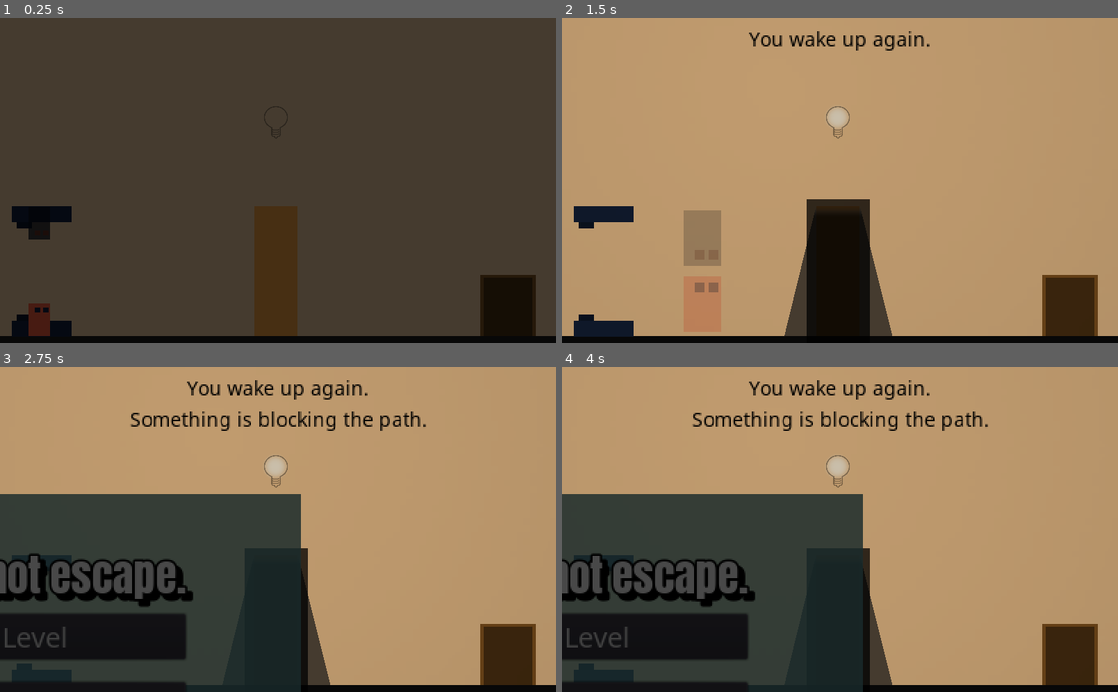
Above: before the commit, frames 1-4 (two rows, left to right).
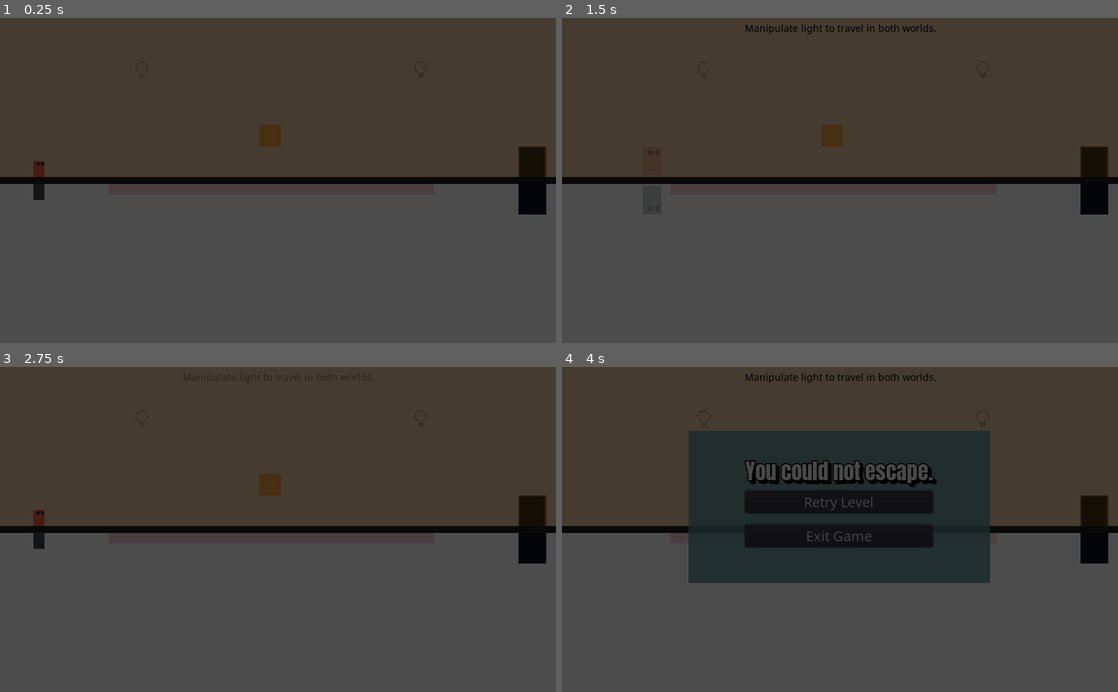
Above: after the commit, the same moments.

Repository: gramozilho/More-Than-Meets-The-Eye-GWJ14
Game: Godot game, scene res://Main.tscn
The game is run twice, just before and just after one commit, with the same random seed, the same clock (stepped at 60 frames per second) and the same inputs.
Inputs (mouse positions are in pixels of both pictures, inside the frame that each line leads up to):
- Up to frame 1 (0.25 s): no input
- Up to frame 2 (1.5 s): tap Enter at 0.5 s; move the mouse to (840, 118) at 0.52 s; press the mouse at (840, 118) at 0.53 s; hold D (right) from 0.53 s (still down); tap R (ui_accept) at 0.77 s; move the mouse to (728, 196) at 1.27 s; release the mouse at (728, 196) at 1.28 s; click (728, 196) at 1.35 s
- Up to frame 3 (2.75 s): tap R (ui_accept) at 1.52 s; release D (right) at 2 s; click (278, 500) at 2 s, where only the run after the commit has a clickable "Retry Level"
- Up to frame 4 (4 s): tap R (ui_accept) at 2.75, 3.5, 3.77 s; move the mouse to (895, 458) at 2.77 s; press the mouse at (895, 458) at 2.78 s; hold A (left) 2.78-3.53 s; move the mouse to (812, 594) at 3.52 s; release the mouse at (812, 594) at 3.53 s; hold D (right) from 3.53 s (still down); click (812, 594) at 3.6 s

The runs differ from the first frame. In frame 1, 50% of the frame differs, in the area x 0-100%, y 13-100%; in frame 2, 100%, in the area x 0-100%, y 0-100%; in frame 3, 82%; in frame 4, 84%.

Commit message:
Initial fixes post due date

Diff:
--- a/BadArea.gd
+++ b/BadArea.gd
@@ -16,4 +16,4 @@
 
 func shadow_cast():
 	#$Shadow.global_position.x = $Body.global_position.x
-	$Shadow.global_position.y = viewport_size.y - $Body.global_position.y
+	$Shadow.global_position.y = 600 - $Body.global_position.y
--- a/Bed.gd
+++ b/Bed.gd
@@ -2,4 +2,4 @@
 
 func _ready():
 	var viewport_size = get_viewport().size
-	$Shadow.global_position.y = viewport_size.y - $Down.global_position.y
+	$Shadow.global_position.y = 600 - $Down.global_position.y
--- a/Body.gd
+++ b/Body.gd
@@ -49,7 +49,7 @@
 
 	# set shadow scale
 	var real_height = abs(coordinates.y - $BodyCollision.global_position.y)
-	var shadow_height= abs(coordinates.y - viewport_size.y/2)
+	var shadow_height= abs(coordinates.y - 300)
 	shadow_scale = shadow_height / max(0.01, real_height)
 
 func _physics_process(delta):
@@ -75,10 +75,10 @@
 	shadow_scale = (col_max - col_min) / body_size.x * 10
 
 	if is_any_colliding and lights_on:
-		$ShadowSprite.global_position = Vector2(shadow_center, viewport_size.y - current_position.y)
+		$ShadowSprite.global_position = Vector2(shadow_center, 600 - current_position.y)
 		$ShadowCollision.disabled = false
 	else:
-		$ShadowSprite.global_position = Vector2(shadow_center, viewport_size.y*2)
+		$ShadowSprite.global_position = Vector2(shadow_center, 600*2)
 		$ShadowCollision.disabled = true
 
 	$ShadowSprite.scale.x = shadow_scale*1.7
--- a/Door.gd
+++ b/Door.gd
@@ -4,7 +4,7 @@
 
 func _ready():
 	var viewport_size = get_viewport().size
-	$Shadow.global_position.y = viewport_size.y - $DoorFrame.global_position.y
+	$Shadow.global_position.y = 600 - $DoorFrame.global_position.y
 
 
 func _on_Door_body_entered(body):
--- a/Main.tscn
+++ b/Main.tscn
@@ -1,13 +1,13 @@
 [gd_scene load_steps=18 format=2]
 
-[ext_resource path="res://Environment/Border.tscn" type="PackedScene" id=1]
-[ext_resource path="res://Light.tscn" type="PackedScene" id=2]
+[ext_resource path="res://Environment/Floor.tscn" type="PackedScene" id=1]
+[ext_resource path="res://Environment/Border.tscn" type="PackedScene" id=2]
 [ext_resource path="res://Assets/colors.PNG" type="Texture" id=3]
 [ext_resource path="res://Bed.tscn" type="PackedScene" id=4]
-[ext_resource path="res://Environment/Floor.tscn" type="PackedScene" id=5]
+[ext_resource path="res://Door.tscn" type="PackedScene" id=5]
 [ext_resource path="res://Player.tscn" type="PackedScene" id=6]
 [ext_resource path="res://Main.gd" type="Script" id=7]
-[ext_resource path="res://Door.tscn" type="PackedScene" id=8]
+[ext_resource path="res://Light.tscn" type="PackedScene" id=8]
 [ext_resource path="res://Assets/spot.png" type="Texture" id=9]
 [ext_resource path="res://Assets/Text_font.tres" type="DynamicFont" id=11]
 
--- /dev/null
+++ b/Maps/0_0.gd
@@ -0,0 +1,17 @@
+extends "res://Main.gd"
+
+var do_once_1_1 = true
+
+func _ready():
+	$Player.state = "freeze"
+	show_first_two_labels(2)
+
+func _on_Light_light(on):
+	if on and do_once_1_1:
+		$Player.state = "game"
+		hide_all_labels()
+		$Camera2D/VBoxContainer/Message.text = "You are no longer too scared to move."
+		$Camera2D/VBoxContainer/Instruction.text = "Press keys A and D."
+		show_first_two_labels(1)
+		do_once_1_1 = false
+	#$Camera2D/VBoxContainer/TextHandler.play("show_3")
--- a/Maps/1_1.tscn
+++ b/Maps/1_1.tscn
@@ -1,10 +1,10 @@
 [gd_scene load_steps=4 format=2]
 
-[ext_resource path="res://Main.tscn" type="PackedScene" id=1]
-[ext_resource path="res://Lamp.tscn" type="PackedScene" id=2]
+[ext_resource path="res://Lamp.tscn" type="PackedScene" id=1]
+[ext_resource path="res://Main.tscn" type="PackedScene" id=2]
 [ext_resource path="res://Maps/1_1.gd" type="Script" id=3]
 
-[node name="Main" instance=ExtResource( 1 )]
+[node name="Main" index="0" instance=ExtResource( 2 )]
 script = ExtResource( 3 )
 
 [node name="WallLeft" parent="Environment" index="1"]
@@ -41,8 +41,8 @@
 margin_right = 278.0
 margin_bottom = 50.0
 
-[node name="Lamp" parent="." index="6" instance=ExtResource( 2 )]
-position = Vector2( 766.45, 91.8333 )
+[node name="Lamp" parent="." index="6" instance=ExtResource( 1 )]
+position = Vector2( 766, 150 )
 
 [node name="MessageTimer" parent="." index="8"]
 wait_time = 2.0
--- a/Maps/1_2.tscn
+++ b/Maps/1_2.tscn
@@ -1,11 +1,11 @@
 [gd_scene load_steps=5 format=2]
 
-[ext_resource path="res://Body.tscn" type="PackedScene" id=1]
-[ext_resource path="res://Main.tscn" type="PackedScene" id=2]
+[ext_resource path="res://Main.tscn" type="PackedScene" id=1]
+[ext_resource path="res://Lamp.tscn" type="PackedScene" id=2]
 [ext_resource path="res://Maps/1_2.gd" type="Script" id=3]
-[ext_resource path="res://Lamp.tscn" type="PackedScene" id=4]
+[ext_resource path="res://Body.tscn" type="PackedScene" id=4]
 
-[node name="Main" instance=ExtResource( 2 )]
+[node name="Main" instance=ExtResource( 1 )]
 script = ExtResource( 3 )
 
 [node name="WallLeft" parent="Environment" index="1"]
@@ -26,29 +26,29 @@
 
 [node name="Message" parent="Camera2D/VBoxContainer" index="0"]
 margin_top = 0.0
-margin_right = 201.0
-margin_bottom = 14.0
+margin_right = 272.0
+margin_bottom = 26.0
 text = "You wake up again."
 
 [node name="Instruction" parent="Camera2D/VBoxContainer" index="1"]
-margin_top = 18.0
-margin_right = 201.0
-margin_bottom = 32.0
+margin_top = 30.0
+margin_right = 272.0
+margin_bottom = 56.0
 text = "Something is blocking the path."
 
 [node name="Extra" parent="Camera2D/VBoxContainer" index="2"]
-margin_top = 36.0
-margin_right = 201.0
-margin_bottom = 50.0
+margin_top = 60.0
+margin_right = 272.0
+margin_bottom = 86.0
 text = "Press W to jump"
 
-[node name="Lamp" parent="." index="6" instance=ExtResource( 4 )]
+[node name="Lamp" parent="." index="6" instance=ExtResource( 2 )]
 position = Vector2( 766, 91.833 )
 
 [node name="MessageTimer" parent="." index="8"]
 wait_time = 2.0
 
-[node name="Body" parent="." index="9" instance=ExtResource( 1 )]
+[node name="Body" parent="." index="9" instance=ExtResource( 4 )]
 position = Vector2( 766.184, 233.528 )
 scale = Vector2( 1, 3 )
 
--- a/Player.gd
+++ b/Player.gd
@@ -76,7 +76,7 @@
 
 func shadow_cast():
 	#$Shadow.global_position.x = $Body.global_position.x
-	$Shadow.global_position.y = viewport_size.y - $Body.global_position.y
+	$Shadow.global_position.y = 600 - $Body.global_position.y
 
 
 func flip():
--- a/globals.gd
+++ b/globals.gd
@@ -16,7 +16,7 @@
 
 
 func restart():
-	current_level = 9
+	current_level = 0
 	Jukebox.background_switch()
 	load_new_level()
 
Not shown: 2 places in Main.tscn that only renumber resources
Binary file added: MoreThanMeetsTheEye_HTML5.png
Not shown, added: MoreThanMeetsTheEye_HTML5.png.import
Not shown, changed: export_presets.cfg
Not shown, added: MoreThanMeetsTheEye_HTML5.html
Not shown, added: MoreThanMeetsTheEye_HTML5.js
Not shown, added: MoreThanMeetsTheEye_HTML5.pck
Not shown, added: MoreThanMeetsTheEye_HTML5.wasm
